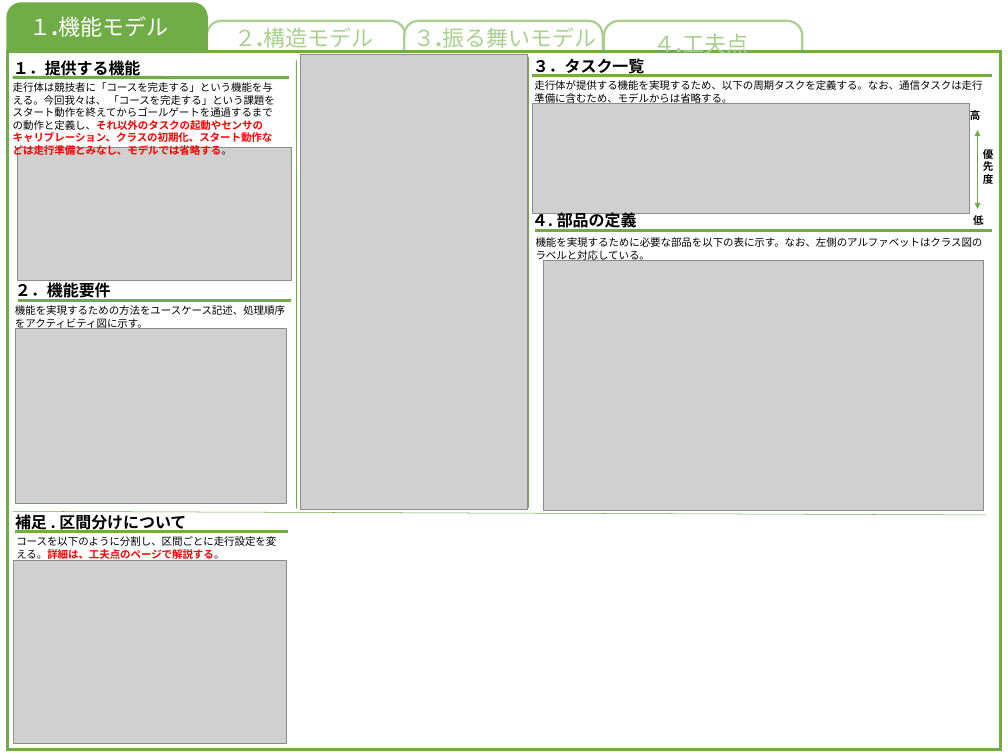
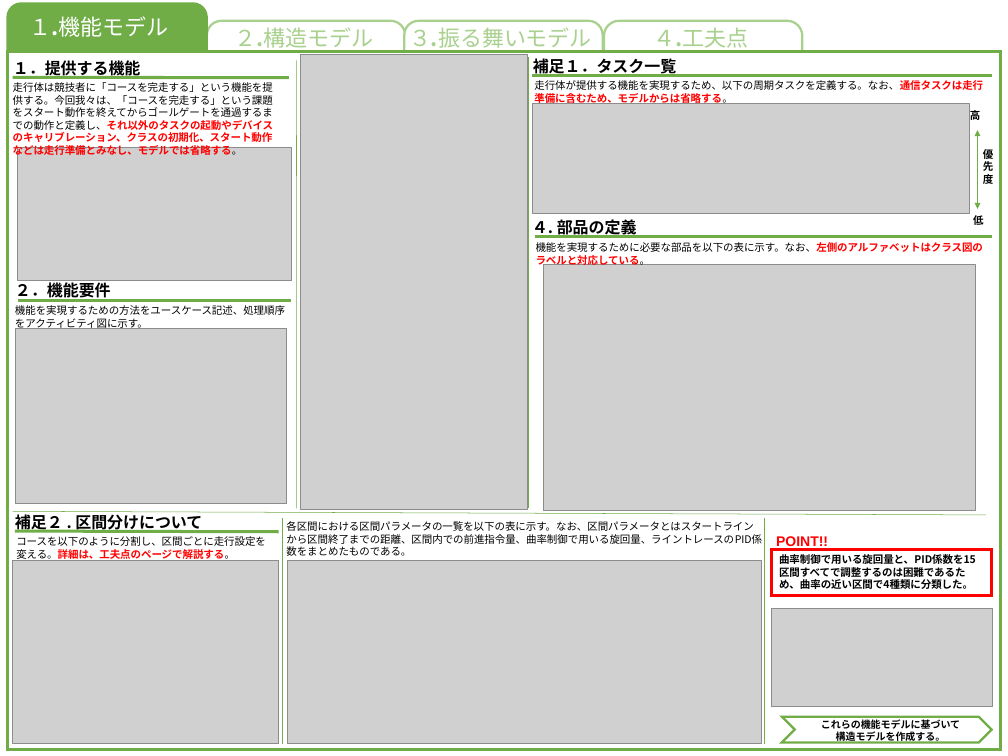
Before and after one commit to akita-lab-2019/model, a slide deck: slide 2 of model_file_template_primary.pptx. Drawn at 1008x756 pixels with LibreOffice and Linux fonts; fonts in the diff are those of the drawing; grey boxes stand for pictures. Boxes give left, top, right and bottom in pixels: in the first picture for what was removed or moved away, otherwise in the second. Text is boxed around its words. In the diff, an @@ line names an element or a change of style, - is before the commit and + after.

Commit message:
update: 機能モデルページと、その要素の更新

```diff
--- a/model_file_template_primary.pptx
+++ b/model_file_template_primary.pptx
@@ text "３.振る舞いモデル": place and size @@
-text "３.振る舞いモデル" at box(413, 27, 596, 52)
+text "３.振る舞いモデル" at box(409, 24, 592, 52)
@@ text "４.工夫点" rewrapped from box(653, 33, 748, 54) to box(653, 27, 748, 52) @@
@@ text at box(533, 58, 676, 77): text changed @@
-３．タスク一覧
+補足１．タスク一覧
@@ text at box(13, 82, 273, 157): text changed @@
-走行体は競技者に「コースを完走する」という機能を与える。今回我々は、 「コースを完走する」という課題をスタート動作を終えてからゴールゲートを通過するまでの動作と定義し、それ以外のタスクの起動やセンサのキャリブレーション、クラスの初期化、スタート動作などは走行準備とみなし、モデルでは省略する。
+走行体は競技者に「コースを完走する」という機能を提供する。今回我々は、「コースを完走する」という課題をスタート動作を終えてからゴールゲートを通過するまでの動作と定義し、それ以外のタスクの起動やデバイスのキャリブレーション、クラスの初期化、スタート動作などは走行準備とみなし、モデルでは省略する。
@@ line (297, 60) - (297, 508): stroke #70AD47 1 pt to #70AD47 0.5 pt @@
@@ text "走行体が提供する機能を実現するため、以下の周期タスクを定義する。なお、通信タスクは走行準備に含むため、モデルからは省略す ..." at box(534, 80, 983, 105): text colour #000000 to #FF0000, bold on in "走行体が提供する機能を実現するため、以下の周期タスクを定義する。なお、通信タスクは走行準備に含むため、モデルからは省略す ..." @@
@@ text "４. 部品の定義": place and size @@
-text "４. 部品の定義" at box(532, 210, 637, 231)
+text "４. 部品の定義" at box(532, 217, 637, 238)
@@ text "機能を実現するために必要な部品を以下の表に示す。なお、左側のアルファベットはクラス図のラベルと対応している。" at box(536, 242, 983, 267): text colour #000000 to #FF0000, bold on in "機能を実現するために必要な部品を以下の表に示す。なお、左側のアルファベットはクラス図のラベルと対応している。" @@
@@ line moved from (534, 230) - (991, 230) to (534, 236) - (991, 236) @@
@@ picture: place and size @@
-picture at box(544, 261, 984, 510)
+picture at box(544, 265, 976, 510)
@@ text "コースを以下のように分割し、区間ごとに走行設定を変える。詳細は、工夫点のページで解説する。" rewrapped from box(16, 536, 276, 561) to box(16, 536, 266, 561) @@
@@ text at box(15, 512, 202, 533): text changed @@
-補足 . 区間分けについて
+補足２ . 区間分けについて
@@ line moved from (15, 531) - (288, 531) to (15, 531) - (279, 532) @@
@@ line added from (283, 518) to (283, 744), #70AD47 0.5 pt @@
@@ text added at box(286, 521, 762, 556), 10.5 pt, text #000000 @@
+各区間における区間パラメータの一覧を以下の表に示す。なお、区間パラメータとはスタートラインから区間終了までの距離、区間内での前進指令量、曲率制御で用いる旋回量、ライントレースのPID係数をまとめたものである。
@@ line added from (764, 518) to (764, 744), #70AD47 0.5 pt @@
@@ text added at box(776, 535, 828, 550), 14 pt, text #FF0000, bold @@
+POINT!!
@@ picture: place and size @@
-picture at box(14, 560, 287, 744)
+picture at box(13, 560, 279, 744)
@@ picture added at box(287, 560, 761, 744) @@
@@ rectangle added at box(772, 549, 991, 595), fill #FFFFFF, outline #FF0000 3 pt, 10.5 pt, text #000000, bold @@
+曲率制御で用いる旋回量と、PID係数を15区間すべてで調整するのは困難であるため、曲率の近い区間で4種類に分類した。
@@ picture added at box(772, 608, 992, 706) @@
@@ chevron added at box(782, 716, 991, 742), fill #FFFFFF, outline #70AD47 2.25 pt @@
@@ text added at box(821, 719, 960, 743), 10 pt, text #000000, bold @@
+これらの機能モデルに基づいて
+構造モデルを作成する。
```
Also in this commit, not shown: 1 other slide changed, 3 other files.
